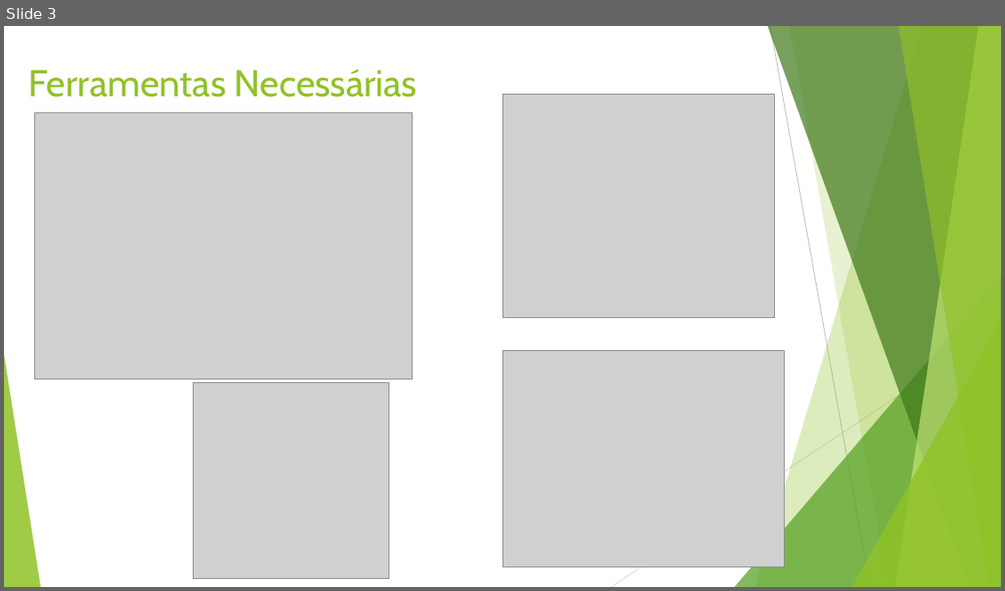
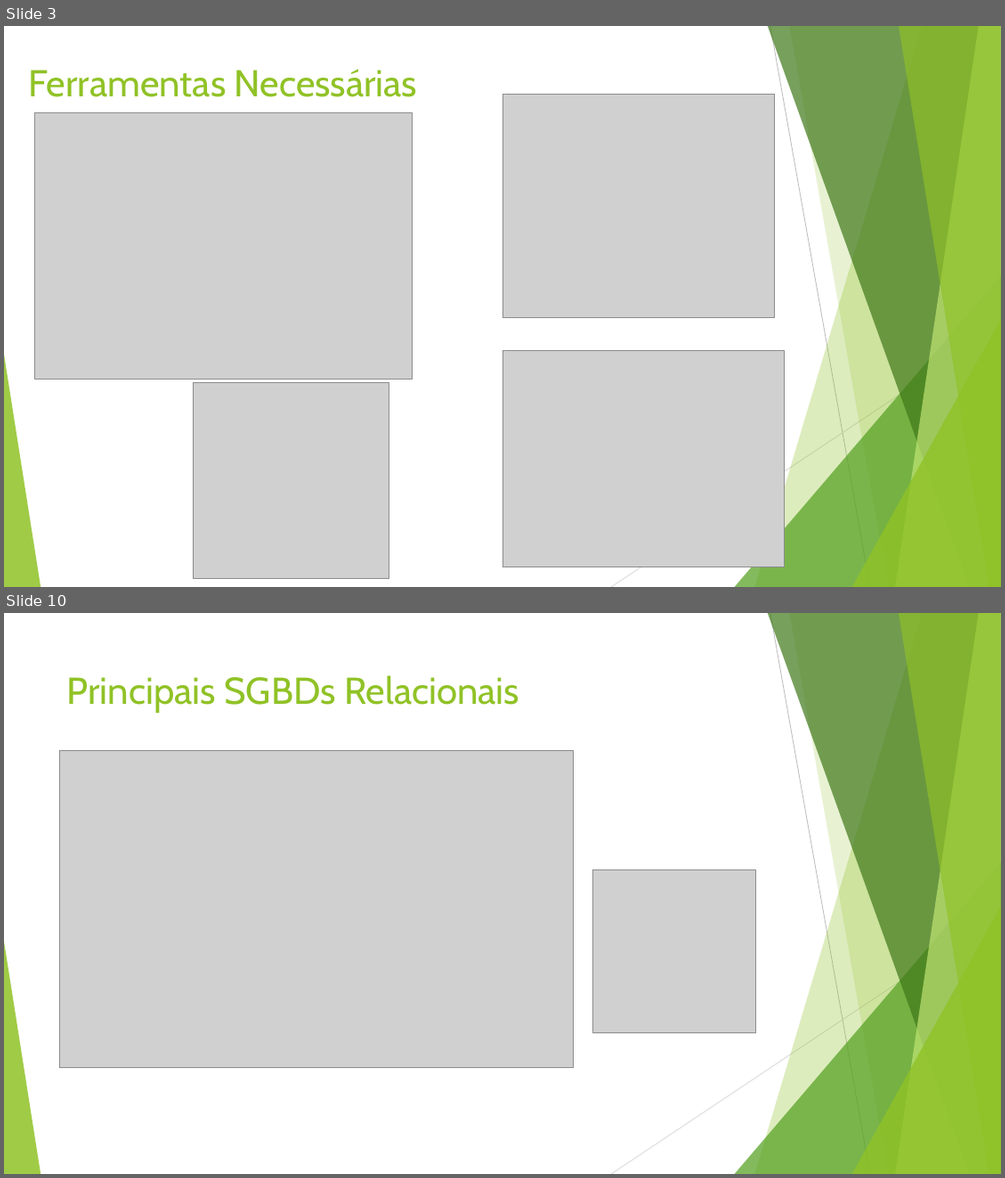
Before and after one commit to flaviosilva90/Aulas-Delphi, a slide deck: BD/SQL – BANCO DE DADOS.pptx. Shown one above the other, each under a label of ours: slide 3 before the commit, slides 3 and 10 after it; the slides between them are not shown. The pictures are 1005x591 and 1005x1178 pixels, drawn with LibreOffice and Linux fonts; fonts in the diff are those of the drawing; grey boxes stand for pictures. Boxes give left, top, right and bottom in pixels: in the first picture for what was removed or moved away, otherwise in the second. Text is boxed around its words. In the diff, an @@ line names an element or a change of style, - is before the commit and + after.

```diff
--- a/BD/SQL – BANCO DE DADOS.pptx
+++ b/BD/SQL – BANCO DE DADOS.pptx
@@ slide 10 added at <box>4,613,1001,1174</box>, background #FFFFFF; not listed: 10 template elements that a slide beside it also shows @@
@@ title added at <box>67,675,519,713</box>, 36 pt, text #90C226 @@
+Principais SGBDs Relacionais
@@ picture added at <box>59,751,574,1068</box> @@
@@ picture added at <box>593,870,756,1033</box> @@
```
Also in this commit, not shown: 6 other slides added, 2 other files.
